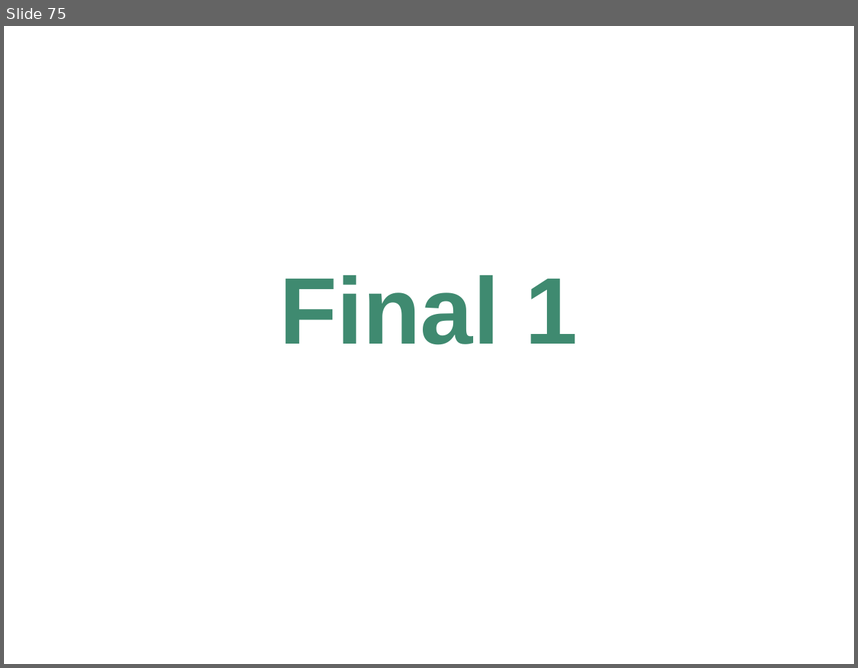
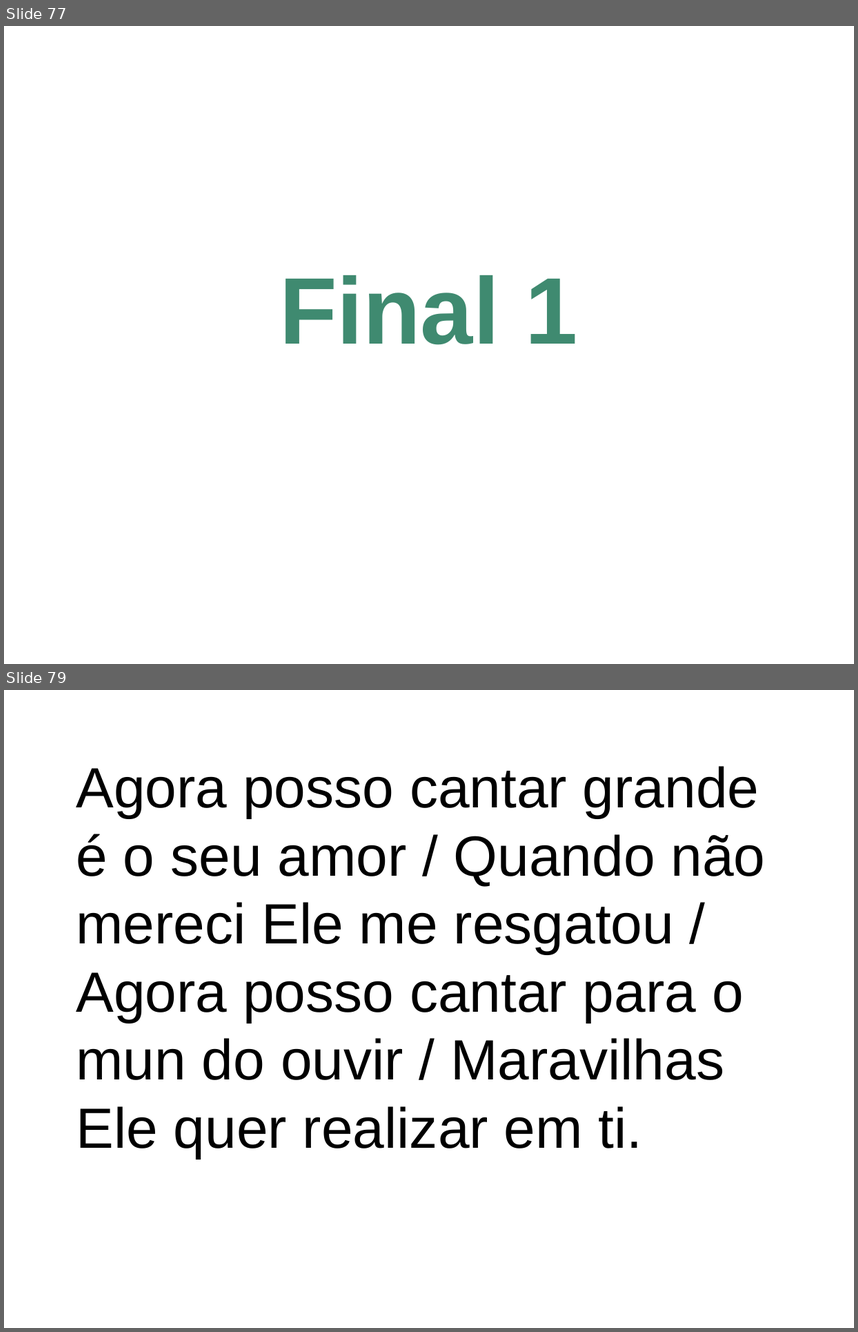
Before and after one commit to inmjava/MissaGenerator, a slide deck: cantos-ppt.ppt. Shown one above the other, each under a label of ours: slide 75 before the commit, slides 77 and 79 after it; the slides between them are not shown. The pictures are 858x668 and 858x1332 pixels, drawn with LibreOffice and Linux fonts; fonts in the diff are those of the drawing. Boxes give left, top, right and bottom in pixels: in the first picture for what was removed or moved away, otherwise in the second. Text is boxed around its words. In the diff, an @@ line names an element or a change of style, - is before the commit and + after.

```diff
--- a/cantos-ppt.ppt
+++ b/cantos-ppt.ppt
@@ slide 79 added at [4, 690, 854, 1328], background #FFFFFF @@
@@ text added at [76, 766, 766, 1158], 48 pt, text #000000 @@
+Agora posso cantar grande é o seu amor / Quando não mereci Ele me resgatou / Agora posso cantar para o mun do ouvir / Maravilhas Ele quer realizar em ti.
@@ what was slide 75 is now slide 77 @@
```
Also in this commit, not shown: 42 other slides added, 46 slides removed, 7 other files.
